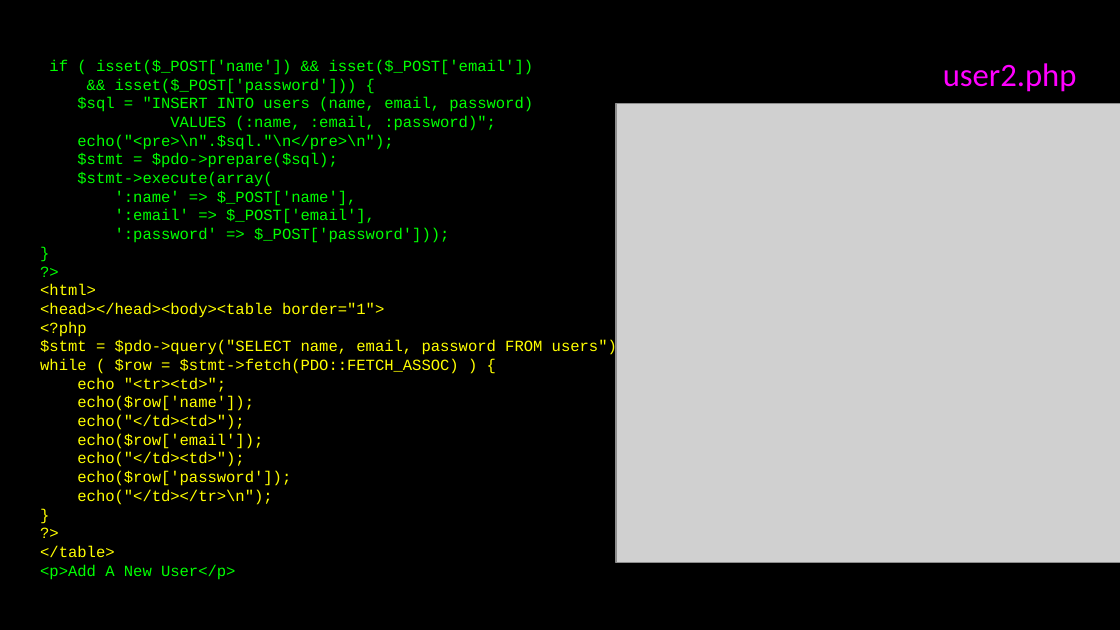
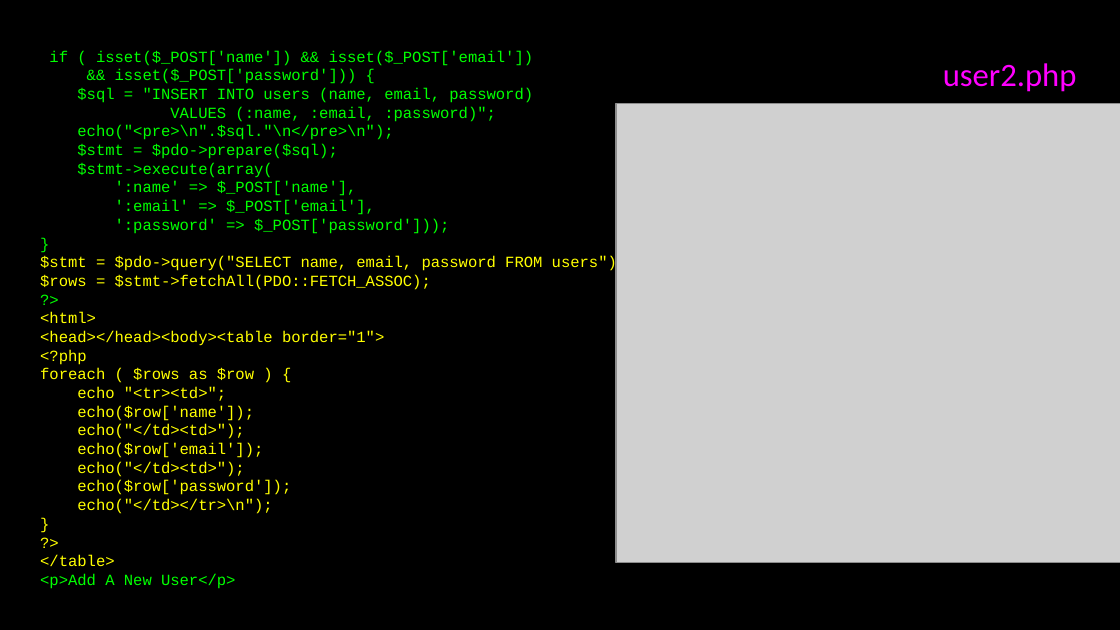
Before and after one commit to csev/wa4e, a slide deck: slide 18 of lectures/PHP-06-MySQL-PDO.ppt. Drawn at 1120x630 pixels with LibreOffice and Linux fonts; fonts in the diff are those of the drawing; grey boxes stand for pictures. Boxes give left, top, right and bottom in pixels: in the first picture for what was removed or moved away, otherwise in the second. Text is boxed around its words. In the diff, an @@ line names an element or a change of style, - is before the commit and + after.

Commit message:
Use fetchAll instead of a while loop.

```diff
--- a/lectures/PHP-06-MySQL-PDO.ppt
+++ b/lectures/PHP-06-MySQL-PDO.ppt
@@ text at box(40, 256, 626, 290): paragraphs added @@
+$stmt = $pdo->query("SELECT name, email, password FROM users");
+$rows = $stmt->fetchAll(PDO::FETCH_ASSOC);
@@ text at box(40, 368, 254, 380): text changed @@
-$stmt = $pdo->query("SELECT name, email, password FROM users");
-while ( $row = $stmt->fetch(PDO::FETCH_ASSOC) ) {
+foreach ( $rows as $row ) {
```
Also in this commit, not shown: 6 other slides changed, 5 other files.
